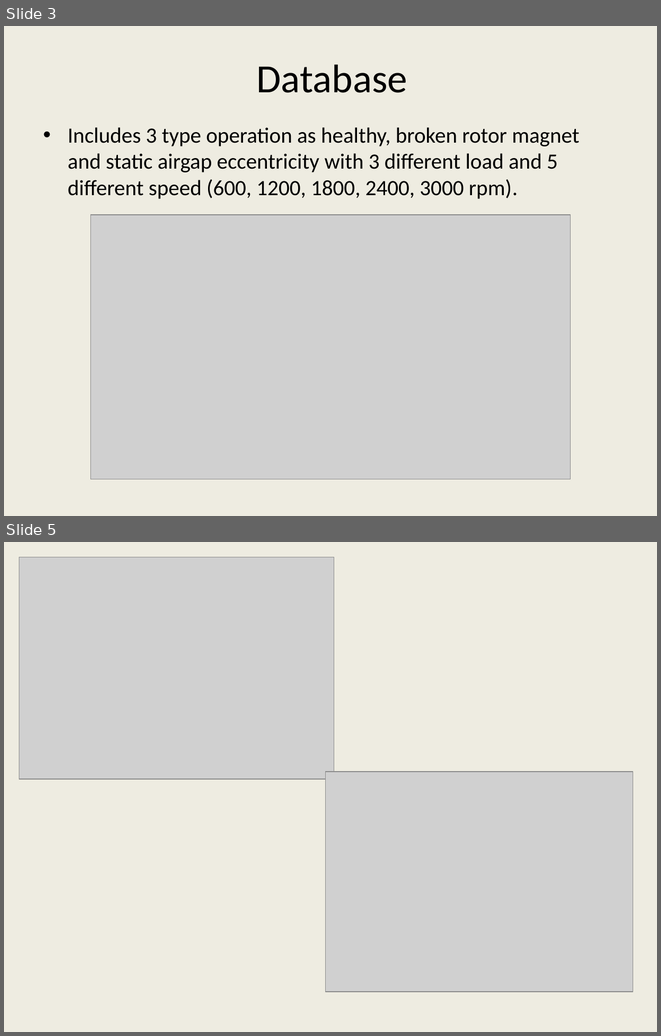
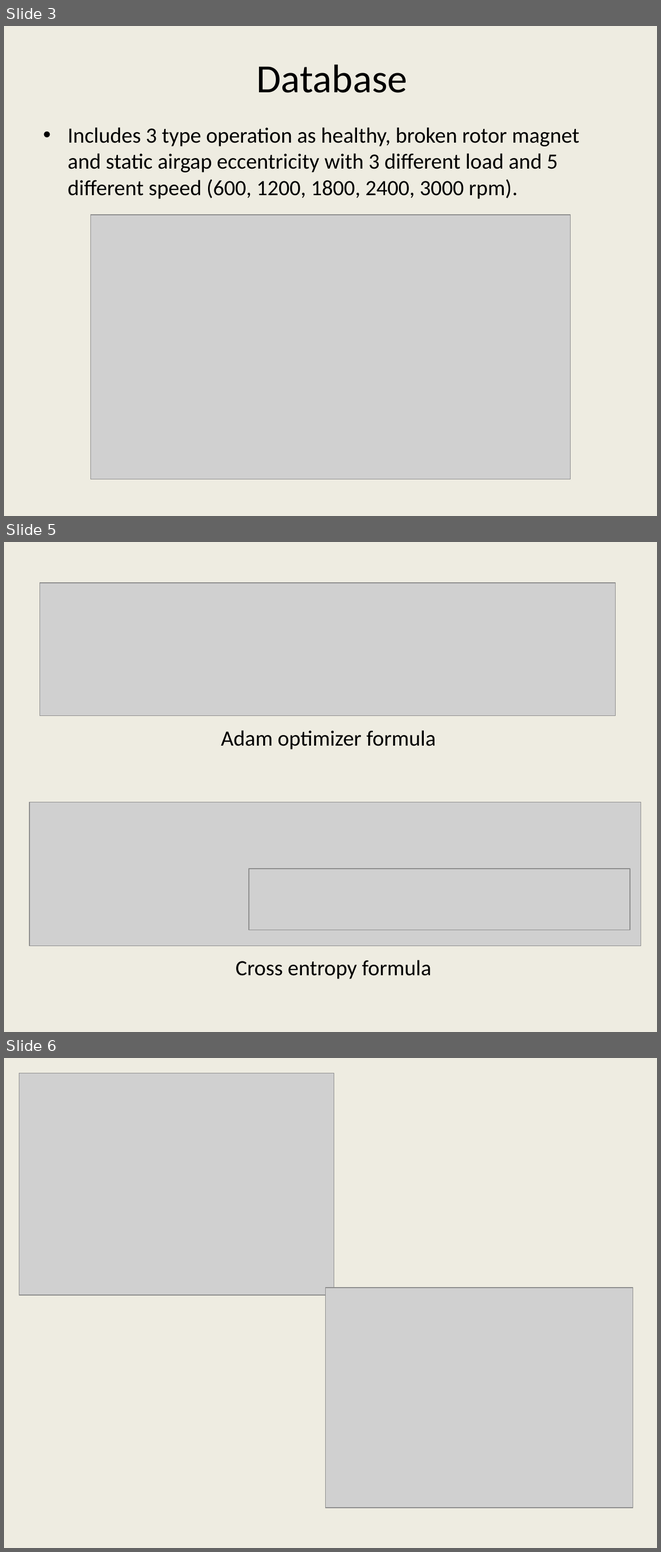
Before and after one commit to gungenibrahim/ee543-neural-network-and-deep-learning, a slide deck: ee543_sunum.pptx. Shown one above the other, each under a label of ours: slides 3 and 5 before the commit, slides 3, 5 and 6 after it; the slides between them are not shown. The pictures are 661x1036 and 661x1552 pixels, drawn with LibreOffice and Linux fonts; fonts in the diff are those of the drawing; grey boxes stand for pictures. Boxes give left, top, right and bottom in pixels: in the first picture for what was removed or moved away, otherwise in the second. Text is boxed around its words. In the diff, an @@ line names an element or a change of style, - is before the commit and + after.

```diff
--- a/ee543_sunum.pptx
+++ b/ee543_sunum.pptx
@@ slide 5 added at (x1=4, y1=542, x2=657, y2=1032), background #EEECE1 @@
@@ picture added at (x1=40, y1=582, x2=616, y2=715) @@
@@ text added at (x1=221, y1=730, x2=436, y2=749), 24 pt, text #000000 @@
+Adam optimizer formula
@@ picture added at (x1=29, y1=802, x2=641, y2=945) @@
@@ picture added at (x1=249, y1=868, x2=630, y2=930) @@
@@ text added at (x1=236, y1=960, x2=431, y2=979), 24 pt, text #000000 @@
+Cross entropy formula
@@ what was slide 5 is now slide 6 @@
```
Also in this commit, not shown: 2 slides changed, 2 other slides added.
